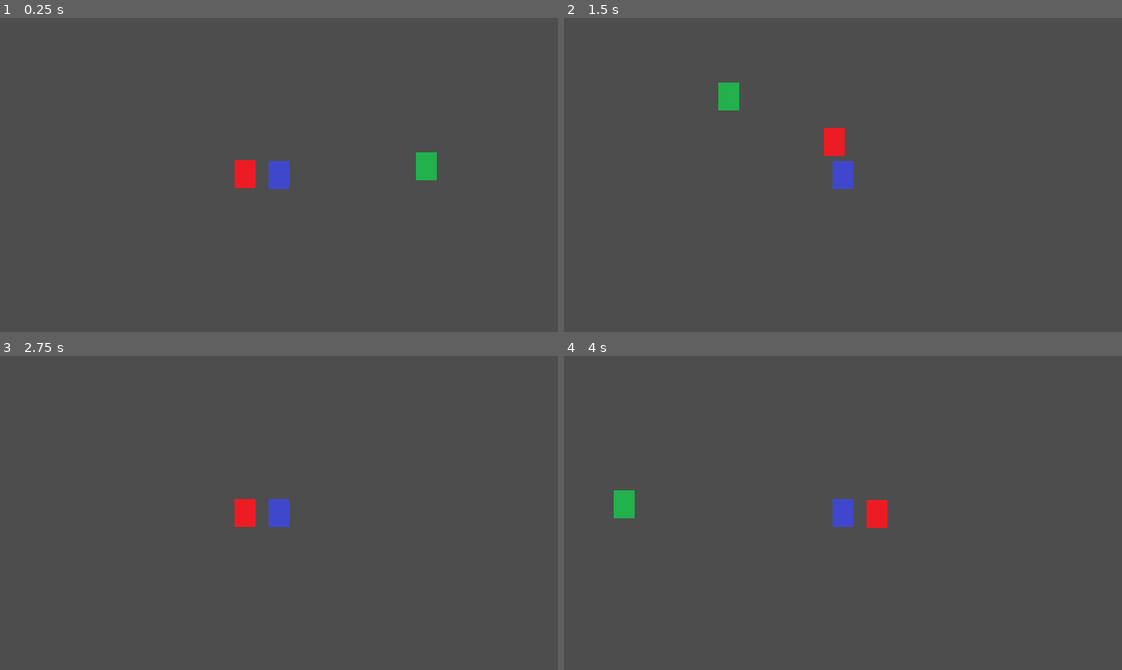
Above: before the commit, frames 1-4 (two rows, left to right).
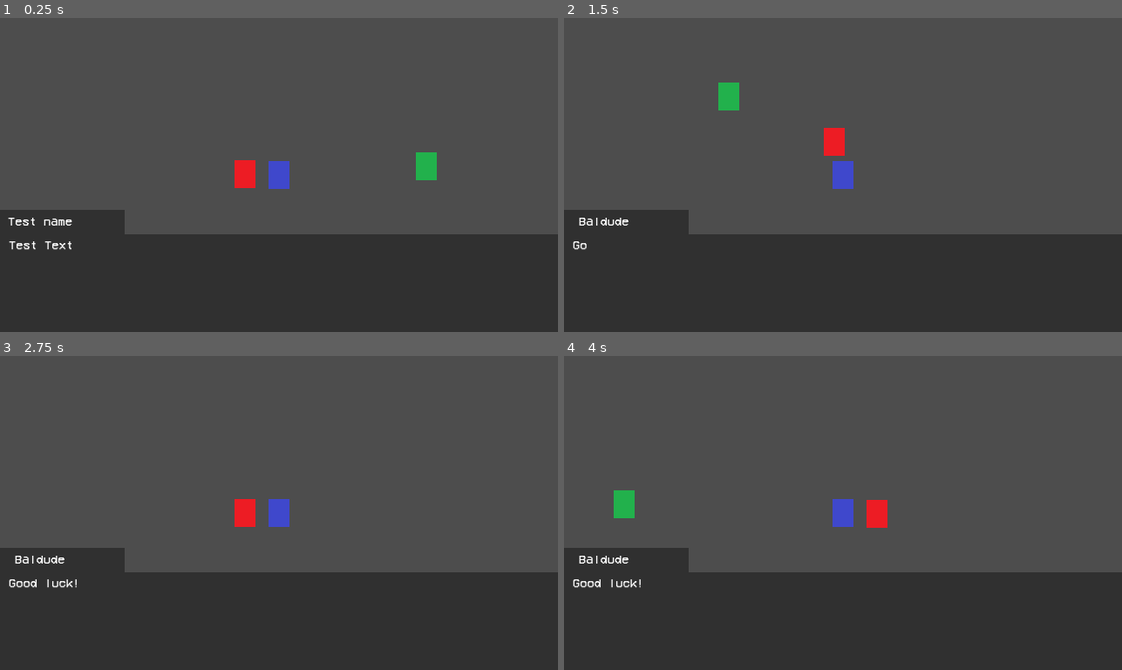
Above: after the commit, the same moments.

Repository: yuval9500/Guido
Game: Godot game, scene res://TestLevel/Scenes/test_NPC.tscn
Same seed, same stepped clock (60 frames per second), same inputs: the game is played once before the commit and once after it. This scene is started directly instead of the project's main scene.
Inputs:
- Up to frame 1 (0.25 s): no input
- Up to frame 2 (1.5 s): tap Enter at 0.5 s; hold Right (right) 0.53-1.28 s; hold E (talk) 0.53-1.28 s; hold Down (down) from 1.28 s (still down); tap E (talk) at 1.35 s
- Up to frame 3 (2.75 s): release Down (down) at 2.03 s; hold Right (right) from 2.03 s (still down); hold E (talk) from 2.03 s (still down)
- Up to frame 4 (4 s): tap Space at 2.75 s; release Right (right) at 2.78 s; release E (talk) at 2.78 s; hold Up (up) 2.78-3.53 s; tap E (talk) at 2.85 s; tap Enter at 3.5 s; hold Left (left) from 3.53 s (still down); hold E (talk) from 3.53 s (still down)

The runs differ from the first frame. In frame 1, 33% of the frame differs, in the area x 0-100%, y 61-100%; in frame 2, 33%; in frame 3, 33%; in frame 4, 33%.

Commit message:
dialogueUi_V2 and StoryManager_V1

Diff:
--- a/DialogueUI/scenes/DialogueUI.tscn
+++ b/DialogueUI/scenes/DialogueUI.tscn
@@ -1,7 +1,7 @@
 [gd_scene load_steps=5 format=3 uid="uid://d0cefv5mkn113"]
 
 [ext_resource type="FontFile" uid="uid://qwrn5esm1jyj" path="res://Fonts/VCR_OSD_MONO_1.001.ttf" id="1_4muq5"]
-[ext_resource type="Script" path="res://DialogueUI/scripts/dialogue_ui.gd" id="1_u0ief"]
+[ext_resource type="Script" path="res://DialogueUI/scripts/DialogueUI.gd" id="1_u0ief"]
 
 [sub_resource type="LabelSettings" id="LabelSettings_alv32"]
 font = ExtResource("1_4muq5")
@@ -73,3 +73,8 @@
 clip_text = true
 text_overrun_behavior = 1
 metadata/_edit_use_anchors_ = true
+
+[node name="Timer" type="Timer" parent="."]
+wait_time = 2.0
+
+[connection signal="timeout" from="Timer" to="." method="_on_timer_timeout"]
--- /dev/null
+++ b/DialogueUI/scripts/DialogueUI.gd
@@ -0,0 +1,88 @@
+extends CanvasLayer
+
+class_name DialogueUI
+
+signal dialogue_finished
+
+@onready var typing_timer = $Timer
+var dialogue_lines: Array = []
+var dialogue_line: String = ""
+var char_index: int = 0
+var lineIndex: int = 0
+var typing_speed: float = 0.05
+var skip_typing: bool = false
+var waiting_for_next_line: bool = false
+var started: bool = false
+var name_texts: Array = []
+var audio_player: AudioStreamPlayer = AudioStreamPlayer.new()
+var sfx: AudioStream = null
+
+func _ready():
+	# Add the audio player to the scene
+	add_child(audio_player)
+
+func startDialogue(nameTexts: Array, dialogueTexts: Array, sfxSound: String) -> void:
+	# Load the .wav file for the typing sound effect
+	sfx = load("res://Audio/Sfx/" + sfxSound) as AudioStream
+
+	if sfx == null:
+		print("Error: Unable to load the .wav file: " + sfxSound)
+	else:
+		audio_player.stream = sfx
+
+	lineIndex = 0
+	self.visible = true
+	name_texts = nameTexts
+	dialogue_lines = dialogueTexts
+	set_name_and_start_line(lineIndex)
+
+func set_name_and_start_line(index: int) -> void:
+	$nameCon/Label.text = name_texts[index]
+	startLine(dialogue_lines[index])
+
+func startLine(dialogueLine: String) -> void:
+	char_index = 0
+	$dialogueCon/Label.text = ""
+	dialogue_line = dialogueLine
+	skip_typing = false
+	waiting_for_next_line = false
+	typing_timer.wait_time = typing_speed
+	typing_timer.start()
+	started = true
+
+func _input(event):
+	if started and event.is_action_pressed("skip"):
+		if waiting_for_next_line:
+			lineIndex += 1
+			if lineIndex < dialogue_lines.size():
+				set_name_and_start_line(lineIndex)
+			else:
+				endDialogue()
+		else:
+			skip_typing = true
+
+func _on_timer_timeout() -> void:
+	if skip_typing:
+		# Immediately reveal the dialogue line and stop typing effect
+		$dialogueCon/Label.text = dialogue_line
+		typing_timer.stop()
+		waiting_for_next_line = true
+		return
+
+	# Type one letter at a time and play sound effect
+	if char_index < dialogue_line.length():
+		$dialogueCon/Label.text += dialogue_line[char_index]
+		char_index += 1
+
+		# Play typing sound effect if loaded
+		if audio_player.stream != null:
+			audio_player.play()
+	else:
+		typing_timer.stop()
+		waiting_for_next_line = true
+
+func endDialogue() -> void:
+	print("Dialogue finished")
+	self.visible = false
+	started = false
+	emit_signal("dialogue_finished")
--- a/DialogueUI/scripts/dialogue_ui.gd
+++ /dev/null
@@ -1,8 +0,0 @@
-extends CanvasLayer
-
-class_name DialogueUI
-
-func startDialogue(nameText ,dialogueText) -> void:
-	self.visible = true
-	$nameCon/Label.text = nameText
-	$dialogueCon/Label.text = dialogueText
--- a/Globals/StoryManager/StoryManager.gd
+++ b/Globals/StoryManager/StoryManager.gd
@@ -1 +1,34 @@
 extends Node
+
+@export var stateIndex = 1
+
+func loadStory(file_name: String) -> Array:
+	var file_path = "res://Story/" + file_name + ".txt"
+	var lines = []
+
+	# Use FileAccess to open the file directly
+	var file = FileAccess.open(file_path, FileAccess.READ)
+
+	if file == null:
+		print("Error opening file: " + file_path)
+	else:
+		while not file.eof_reached():
+			var line = file.get_line()
+			lines.append(line)
+		file.close()
+
+	return lines
+
+func ParseLines(lines: Array) -> Array:
+	var names = []
+	var dialogues = []
+
+	for line in lines:
+		var parts = line.split("$")
+		if parts.size() == 2:
+			names.append(parts[0].strip_edges())
+			dialogues.append(parts[1].strip_edges())
+		else:
+			print("Invalid line format: " + line)
+
+	return [names, dialogues]
--- a/NPC/Scripts/npc.gd
+++ b/NPC/Scripts/npc.gd
@@ -1,10 +1,17 @@
 extends Node2D
 
 var canInteract = false
+var finished = false
+var npcName = "Baldude"
+var npcDefaultMsg = "Good luck!"
 var dialogueUI: DialogueUI
 
+var storyFile = "scenario1"
+var sfxSound = "baldudeSfx.wav"
+
 func _ready() -> void:
-	dialogueUI = get_tree().get_root().find_child("DialogueUI",true,false)
+	dialogueUI = get_tree().get_root().find_child("DialogueUI", true, false)
+	dialogueUI.connect("dialogue_finished", Callable(self, "_on_dialogue_finished"))
 
 func _on_area_2d_body_entered(body: Node2D) -> void:
 	if body.name == "Player":
@@ -15,11 +22,25 @@
 	if body.name == "Player":
 		print("body exited")
 		canInteract = false
+		dialogueUI.endDialogue()
 
 func _input(event: InputEvent) -> void:
 	dialogue(event)
 
 func dialogue(event: InputEvent) -> void:
 	if canInteract and event.is_action_pressed("talk"):
-		dialogueUI.startDialogue("first","second")
+		canInteract = false
+		var names: Array = [npcName]
+		var dialogues: Array = [npcDefaultMsg]
+		if not finished:
+			var story = StoryManager.loadStory(storyFile)
+			var result: Array  = StoryManager.ParseLines(story)
+			names = result[0]
+			dialogues = result[1]
+
+		dialogueUI.startDialogue(names, dialogues, sfxSound)
 		print("pressed e")
+
+func _on_dialogue_finished() -> void:
+	canInteract = true
+	finished = true
--- a/TestLevel/Scenes/test_NPC.tscn
+++ b/TestLevel/Scenes/test_NPC.tscn
@@ -17,11 +17,7 @@
 [node name="Camera2D" type="Camera2D" parent="Player"]
 
 [node name="DialogueUI" parent="Player/Camera2D" instance=ExtResource("1_ldllg")]
-visible = false
-offset_left = -322.0
-offset_top = -180.0
-offset_right = 322.0
-offset_bottom = 179.0
+visible = true
 
 [node name="Companion" parent="." instance=ExtResource("2_yceyv")]
 position = Vector2(174, 186)
--- a/project.godot
+++ b/project.godot
@@ -14,6 +14,10 @@
 run/main_scene="res://Menu/scenes/menu.tscn"
 config/features=PackedStringArray("4.3", "Mobile")
 config/icon="res://icon.svg"
+
+[autoload]
+
+StoryManager="*res://Globals/StoryManager/StoryManager.gd"
 
 [display]
 
@@ -52,6 +56,12 @@
 "events": [Object(InputEventKey,"resource_local_to_scene":false,"resource_name":"","device":-1,"window_id":0,"alt_press …(192 unchanged characters)…
 ]
 }
+skip={
+"deadzone": 0.5,
+"events": [Object(InputEventKey,"resource_local_to_scene":false,"resource_name":"","device":-1,"window_id":0,"alt_pressed":false,"shift_pressed":false,"ctrl_pressed":false,"meta_pressed":false,"pressed":false,"keycode":0,"physical_keycode":88,"key_label":0,"unicode":120,"location":0,"echo":false,"script":null)
+, Object(InputEventKey,"resource_local_to_scene":false,"resource_name":"","device":-1,"window_id":0,"alt_pressed":false,"shift_pressed":false,"ctrl_pressed":false,"meta_pressed":false,"pressed":false,"keycode":0,"physical_keycode":90,"key_label":0,"unicode":122,"location":0,"echo":false,"script":null)
+]
+}
 
 [layer_names]
 
Not shown, added: Audio/Sfx/baldudeSfx.wav.import
Not shown, added: Story/scenario1.txt
Not shown, added: Story/scenario2.txt
Not shown, added: Audio/Sfx/baldudeSfx.wav
